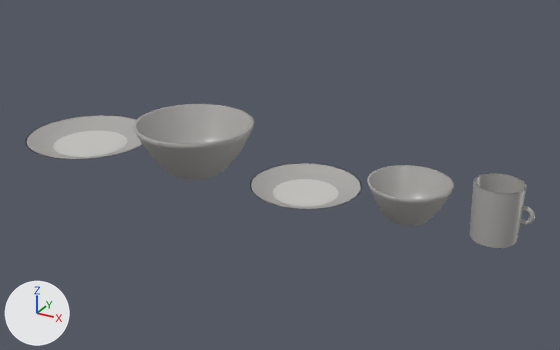
What one commit did to the glTF model public/modelos/BLC-06.glb.
Camera for both pictures: a 50 mm camera at (0.72, -1.195, 0.626) aimed at (0.053, 0.017, 0.02). Arrows for +X, +Y and +Z are at lower left; the lights stay in place. The first picture is the older version. Where no turn or scale is listed for an object, it has been applied to the vertices.
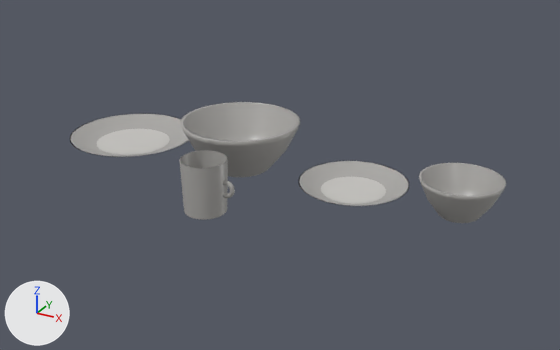
Where the change shows, as pixel boxes [x1, y1, x2, y2] in the pictures (560 x 350 px):
'Mesh_2', moved: before [133, 104, 255, 180]; after [180, 102, 300, 177]
'Mesh_5', moved: before [367, 165, 454, 226]; after [419, 163, 506, 223]
'Mesh_6', moved: before [470, 173, 527, 248]; after [179, 150, 228, 220]
'Mesh_3', moved: before [250, 163, 362, 209]; after [298, 161, 409, 206]
'Mesh_0', moved: before [26, 115, 143, 159]; after [70, 113, 189, 157]
'Mesh_4', moved: before [273, 179, 338, 207]; after [321, 177, 386, 204]
'Mesh_1', moved: before [53, 131, 127, 157]; after [97, 129, 170, 155]
'Mesh_8', moved: before [520, 206, 535, 225]; after [223, 180, 235, 198]

The change, as a list of edits to the scene's bpy script:
```text
Change ob_mesh_0:
    ob_mesh_0.location: (-0.412, 0.0, 0.0) -> (-0.338, 0.055, 0.0)
Change ob_mesh_1:
    ob_mesh_1.location: (-0.412, 0.0, 0.004) -> (-0.338, 0.055, 0.004)
Change ob_mesh_2:
    ob_mesh_2.location: (-0.132, 0.0, 0.0) -> (-0.058, 0.055, 0.0)
Change ob_mesh_3:
    ob_mesh_3.location: (0.118, 0.0, 0.0) -> (0.192, 0.055, 0.0)
Change ob_mesh_4:
    ob_mesh_4.location: (0.118, 0.0, 0.004) -> (0.192, 0.055, 0.004)
Change ob_mesh_5:
    ob_mesh_5.location: (0.322, 0.0, 0.0) -> (0.398, 0.055, 0.0)
Change ob_mesh_6:
    ob_mesh_6.location: (0.475, 0.0, 0.0) -> (-0.01, -0.148, 0.0)
Change ob_mesh_8:
    ob_mesh_8.location: (0.52, 0.0, 0.052) -> (0.035, -0.148, 0.052)
```
